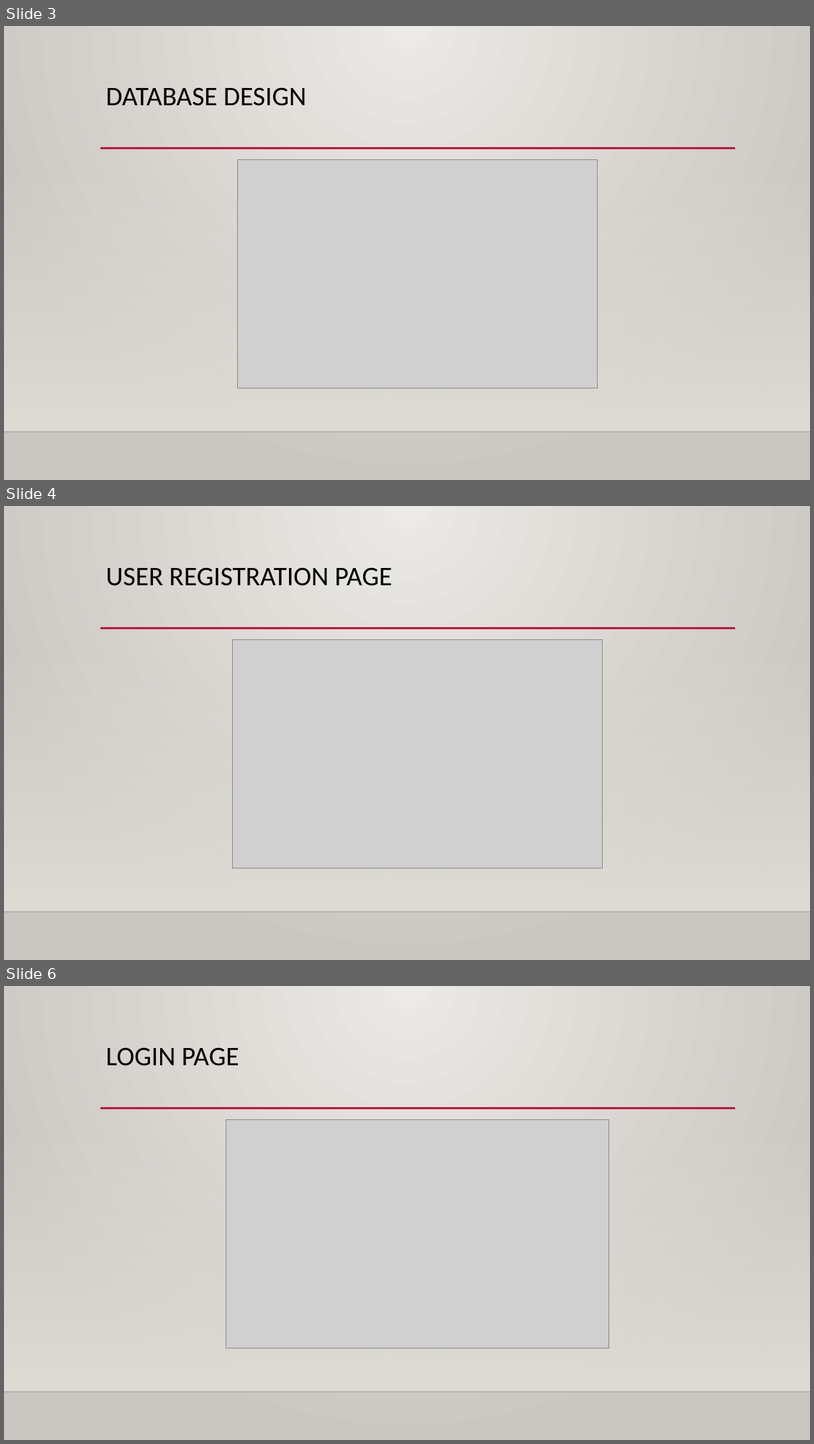
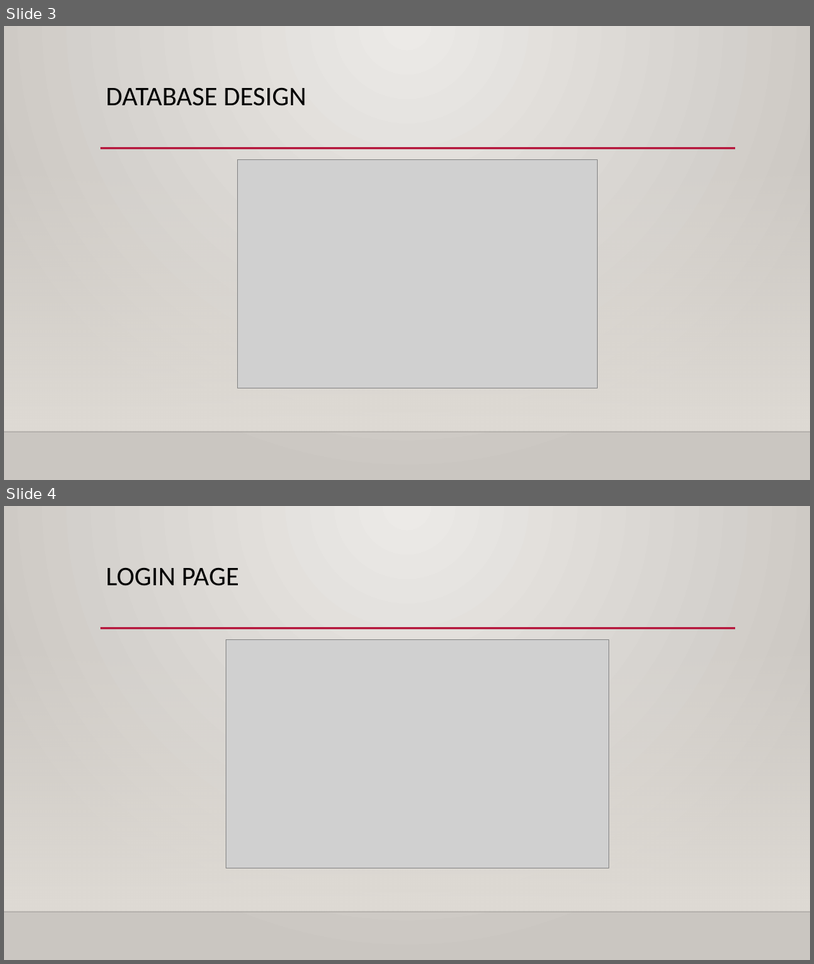
Before and after one commit to acb5649/BAConnect, a slide deck: Course Project Presentation 1.pptx. Shown one above the other, each under a label of ours: slides 3, 4 and 6 before the commit, slides 3 and 4 after it; the slides between them are not shown. The pictures are 814x1444 and 814x964 pixels, drawn with LibreOffice and Linux fonts; fonts in the diff are those of the drawing; grey boxes stand for pictures; background and template pictures are left out. Boxes give left, top, right and bottom in pixels: in the first picture for what was removed or moved away, otherwise in the second. Text is boxed around its words. In the diff, an @@ line names an element or a change of style, - is before the commit and + after.

```diff
--- a/Course Project Presentation 1.pptx
+++ b/Course Project Presentation 1.pptx
@@ slide 4 removed at (4, 506, 810, 960), background gradient #ECEAE7 to #CAC7C1; not listed: 3 template elements that a slide beside it also shows @@
@@ title removed at (106, 567, 393, 586) @@
-USER REGISTRATION PAGE
@@ picture removed at (233, 639, 603, 867) @@
@@ what was slide 6 is now slide 4 @@
```
Also in this commit, not shown: 2 slides added, 1 other slide removed, 1 other file.
